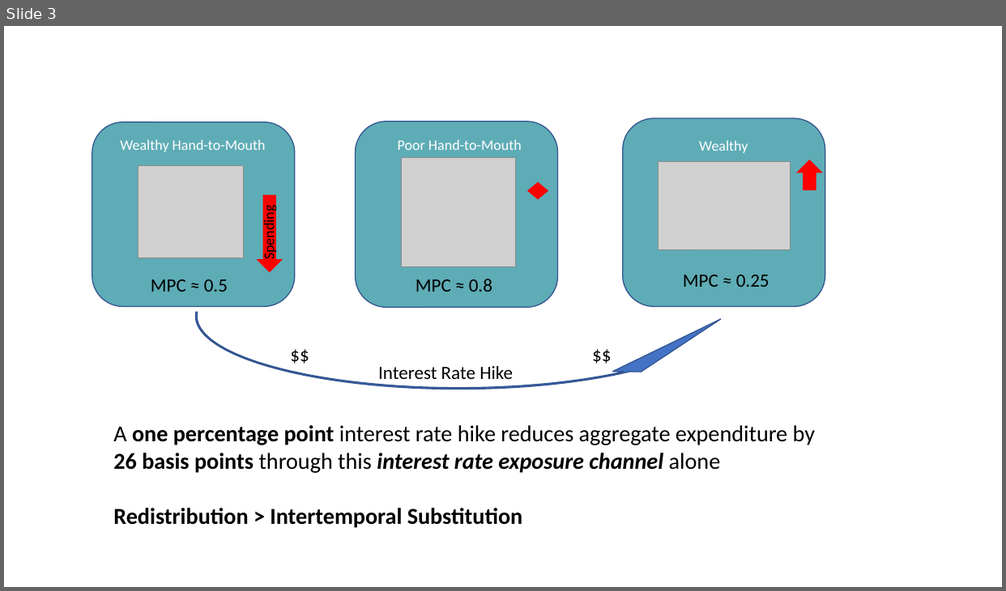
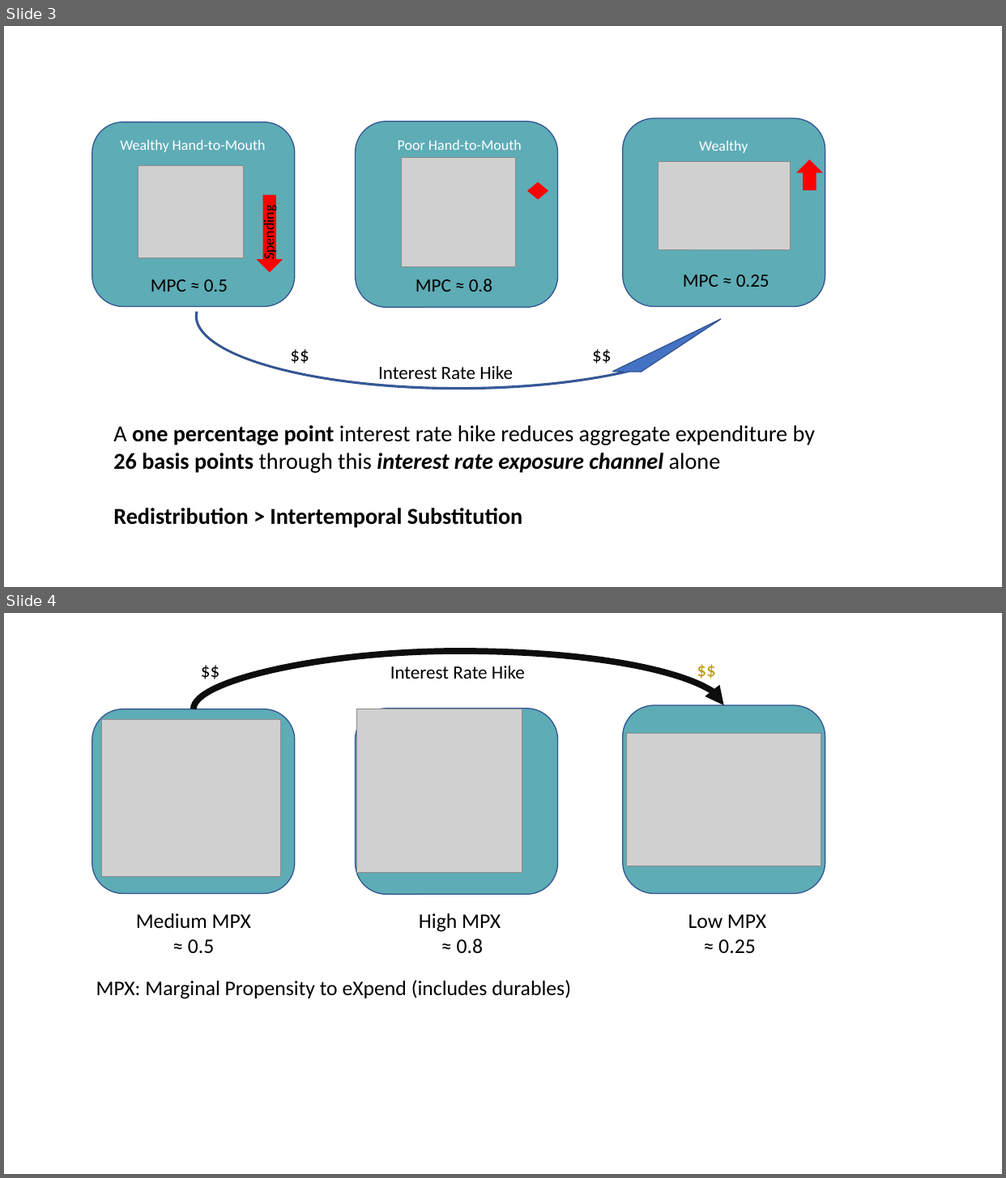
Before and after one commit to edmundcrawley/IncomeUncertaintyGit, a slide deck: Paper/Slides/SlideFigures/InterestRateExposureChannel.pptx. Shown one above the other, each under a label of ours: slide 3 before the commit, slides 3 and 4 after it. The pictures are 1006x591 and 1006x1178 pixels, drawn with LibreOffice and Linux fonts; fonts in the diff are those of the drawing; grey boxes stand for pictures. Boxes give left, top, right and bottom in pixels: in the first picture for what was removed or moved away, otherwise in the second. Text is boxed around its words. In the diff, an @@ line names an element or a change of style, - is before the commit and + after.

Commit message:
Overhall of introduction and empirical strategy slides

```diff
--- a/Paper/Slides/SlideFigures/InterestRateExposureChannel.pptx
+++ b/Paper/Slides/SlideFigures/InterestRateExposureChannel.pptx
@@ slide 4 added at box(4, 613, 1002, 1174), background #FFFFFF @@
@@ text added at box(194, 655, 228, 685), 18 pt, text #000000 @@
+$$
@@ curved arrow added from (194, 709) to (724, 705), #BF9000 6 pt @@
@@ text added at box(690, 654, 724, 684), 18 pt, text #BF9000 @@
+$$
@@ text added at box(390, 666, 525, 679), 18 pt, text #000000 @@
+Interest Rate Hike
@@ rounded rectangle added at box(92, 709, 296, 894), fill #5EACB6, outline #325491 1 pt @@
@@ rounded rectangle added at box(355, 708, 558, 894), fill #5EACB6, outline #325491 1 pt @@
@@ picture added at box(356, 709, 522, 873) @@
@@ rounded rectangle added at box(622, 705, 825, 894), fill #5EACB6, outline #325491 1 pt @@
@@ picture added at box(102, 719, 281, 876) @@
@@ picture added at box(627, 733, 821, 866) @@
@@ text added at box(136, 914, 251, 953), 20 pt, text #000000 @@
+Medium MPX ≈ 0.5
@@ text added at box(419, 914, 501, 954), 20 pt, text #000000 @@
+High MPX
+≈ 0.8
@@ text added at box(688, 914, 766, 953), 20 pt, text #000000 @@
+Low MPX
+≈ 0.25
@@ text added at box(96, 980, 571, 999), 20 pt, text #000000 @@
+MPX: Marginal Propensity to eXpend (includes durables)
```
Also in this commit, not shown: 16 other files.
